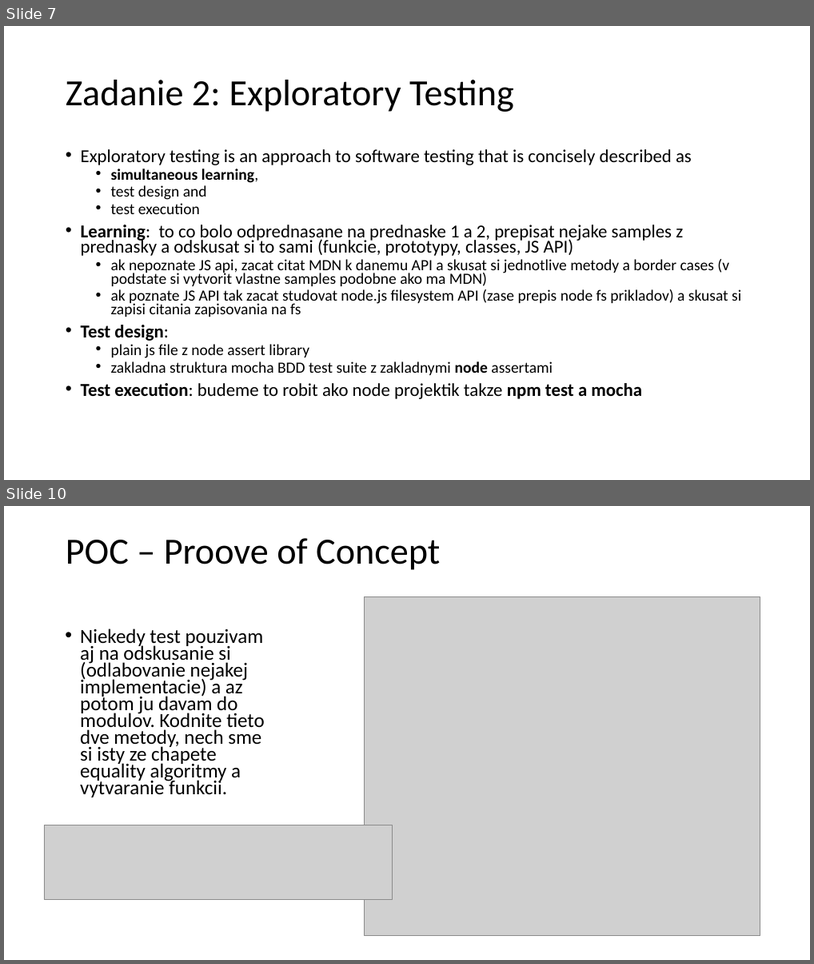
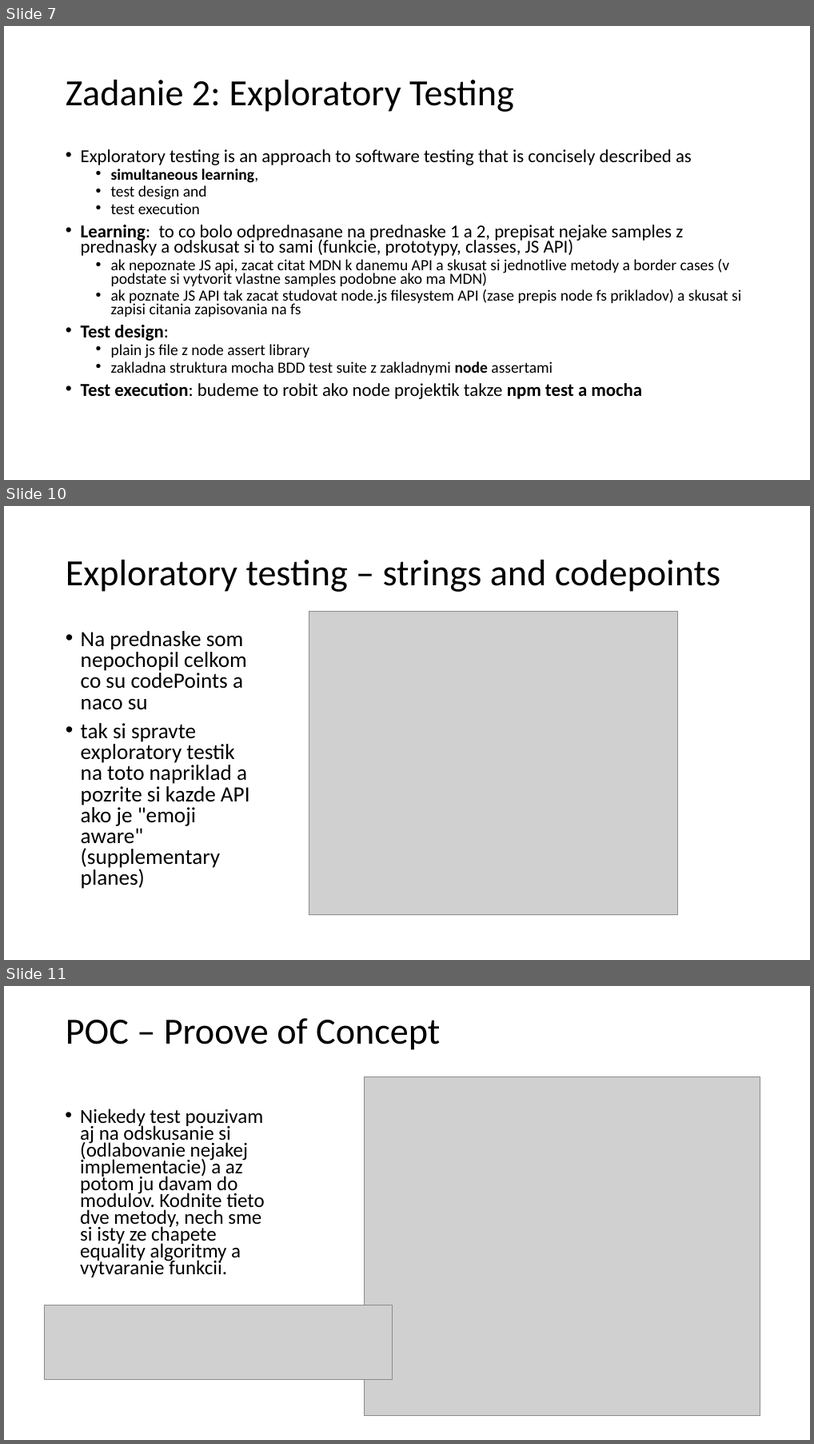
Before and after one commit to yimejky/wawjs, a slide deck: 02-cvicenie/02-cvicenie.pptx. Shown one above the other, each under a label of ours: slides 7 and 10 before the commit, slides 7, 10 and 11 after it; the slides between them are not shown. The pictures are 814x964 and 814x1444 pixels, drawn with LibreOffice and Linux fonts; fonts in the diff are those of the drawing; grey boxes stand for pictures. Boxes give left, top, right and bottom in pixels: in the first picture for what was removed or moved away, otherwise in the second. Text is boxed around its words. In the diff, an @@ line names an element or a change of style, - is before the commit and + after.

```diff
--- a/02-cvicenie/02-cvicenie.pptx
+++ b/02-cvicenie/02-cvicenie.pptx
@@ slide 10 added at (4,506,810,960), background #FFFFFF @@
@@ title added at (66,560,721,592), 44 pt, text #000000 @@
+Exploratory testing – strings and codepoints
@@ picture added at (309,612,678,915) @@
@@ text added at (81,631,250,888), 25.9 pt, text #000000 @@
+• Na prednaske som nepochopil celkom co su codePoints a naco su
+• tak si spravte exploratory testik na toto napriklad a pozrite si kazde API ako je "emoji aware" (supplementary planes)
@@ what was slide 10 is now slide 11 @@
```
Also in this commit, not shown: 3 slides changed, 1 other file.
